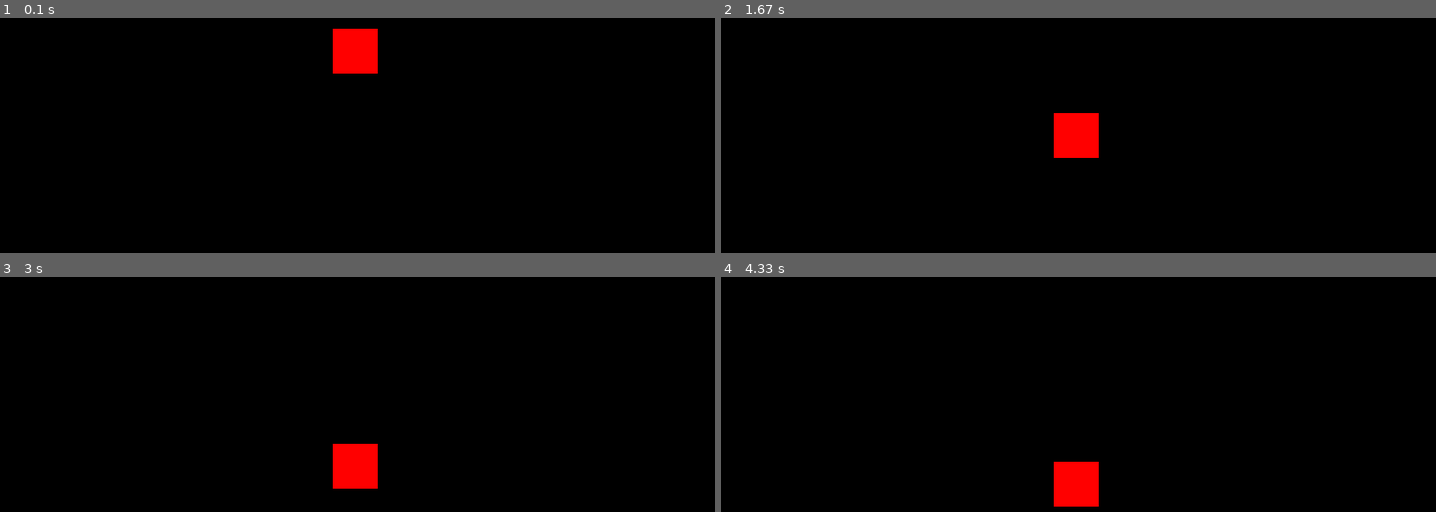
Above: before the commit, frames 1-4 (two rows, left to right).
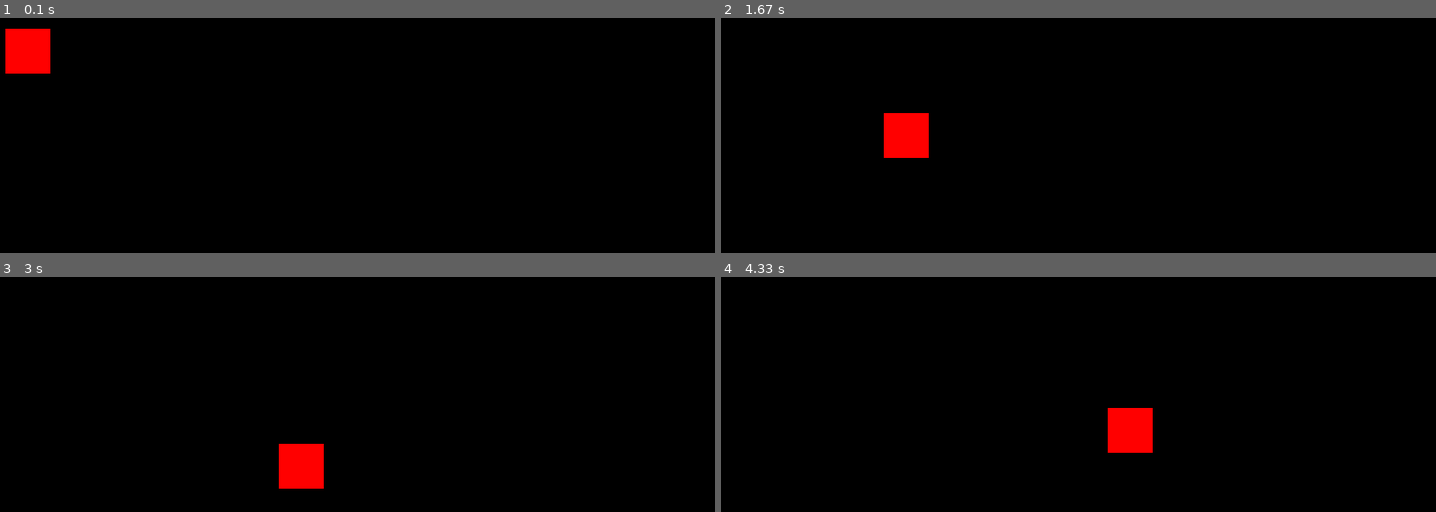
Above: after the commit, the same moments.

Repository: Dasani1/Pygame-Torture
Game: pygame game, started from Pendulum.py
The game is run twice, just before and just after one commit, with the same random seed, the same clock (stepped at 60 frames per second) and the same inputs.
Inputs:
- Up to frame 1 (0.1 s): no input
- Up to frame 2 (1.67 s): no input
- Up to frame 3 (3 s): no input
- Up to frame 4 (4.33 s): no input

The runs differ from the first frame. In frame 1, 2.4% of the frame differs, in the area x 0-53%, y 4-24%; in frame 2, 2.4%; in frame 3, 2.4%; in frame 4, 2.4%.

Commit message:
Fried my code even more but I made some progress I guess

Diff:
--- a/Pendulum.py
+++ b/Pendulum.py
@@ -26,8 +26,10 @@
         self.ypos = y
         self.force = 1
         self.radius = r
+        self.adj = r/100
         self.originx = x
         self.originy = y
+        self.track = 0
         self.direction = True #true = up and vice versa
         self.hitbox = pygame.Rect(self.xpos,self.ypos,self._dimension,self._dimension)
 
@@ -35,7 +37,7 @@
         pygame.draw.rect(screen, RED, self.hitbox)
 
     def move(self):
-        #Change the equation to y = -sqrt(radius - x^2)
+        #Change the equation to y = -sqrt(radius**2 - x^2)
         #rewrite for x,
         #Need equation Et = 1/2mv^2 + mgh (I wonder what g would be...)
         #Rewrite as Et = m(1/2mv^2 + gh)
@@ -48,7 +50,10 @@
         # elif self.ypos > (self.originy):
         #     self.ypos -= self.vely
         # self.velx = -(self.radius-(self.vely)**2)**0.5
-        # self.velx = (self.radius - self.vely**2)**0.5
+
+
+        self.velx = (self.adj**2 - (self.track))**0.5
+
         self.ypos += self.vely
         self.xpos += self.velx
 
@@ -56,17 +61,16 @@
 
         self.hitbox = pygame.Rect(self.xpos,self.ypos,self._dimension,self._dimension)
 
-    def gravity(self):
+    def gravity(self): #I'll make it work like real gravity once I figure this x velocity out
         rope = (self.originy + self.radius)
-        if self.ypos >= rope:
+        if (self.ypos >= rope and self.direction) or (self.ypos <= self.originy and not self.direction):
             self.vely *= -1
             self.direction = not self.direction
-        else:
-            if self.vely != abs(1):
-                self.vely += self.force
+        self.track += self.vely/100
 
 
-block = Box(375,375,200)
+
+block = Box(0,375,200)
 
 running = True
 while running:
